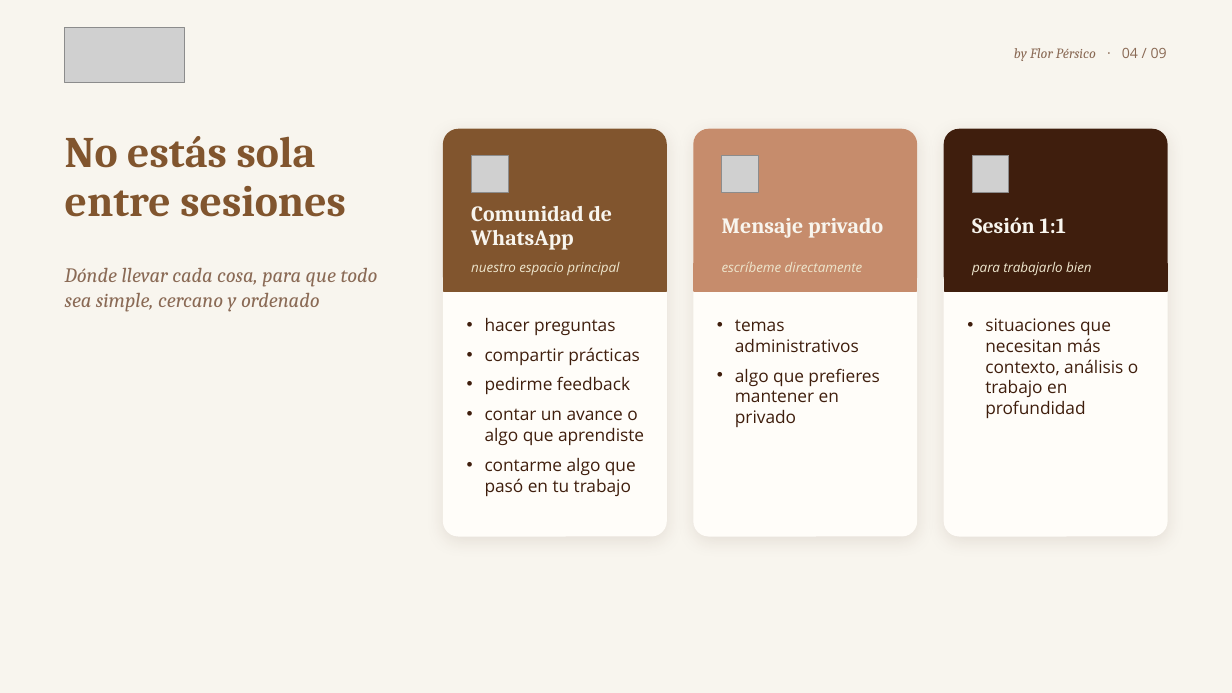
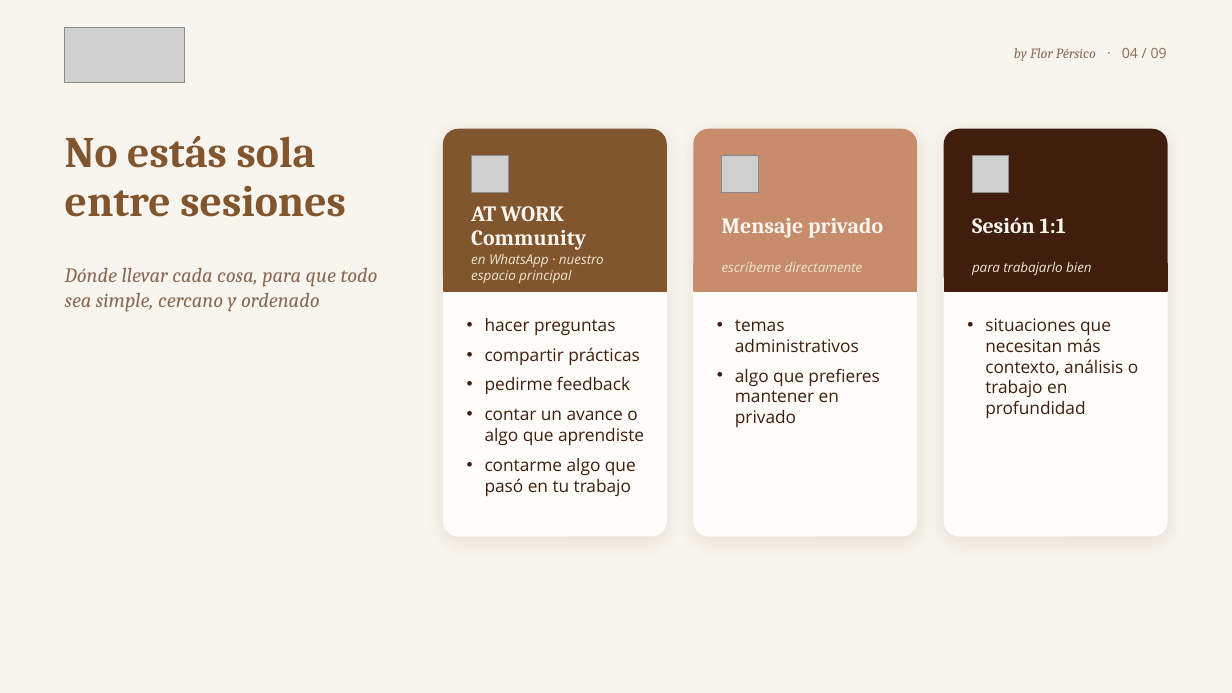
Before and after one commit to florenciapersico-ctrl/brakingbarriersatwork, a slide deck: slide 4 of onboarding/ONB02_Como_vamos_a_trabajar_juntas.pptx. Drawn at 1232x693 pixels with LibreOffice and Linux fonts; fonts in the diff are those of the drawing; grey boxes stand for pictures. Boxes give left, top, right and bottom in pixels: in the first picture for what was removed or moved away, otherwise in the second. Text is boxed around its words. In the diff, an @@ line names an element or a change of style, - is before the commit and + after.

```diff
--- a/onboarding/ONB02_Como_vamos_a_trabajar_juntas.pptx
+++ b/onboarding/ONB02_Como_vamos_a_trabajar_juntas.pptx
@@ text at [471, 206, 586, 250]: text changed @@
-Comunidad de WhatsApp
+AT WORK Community
@@ text at [471, 254, 604, 283]: text changed @@
-nuestro espacio principal
+en WhatsApp · nuestro espacio principal
```
Also in this commit, not shown: 24 other files.
